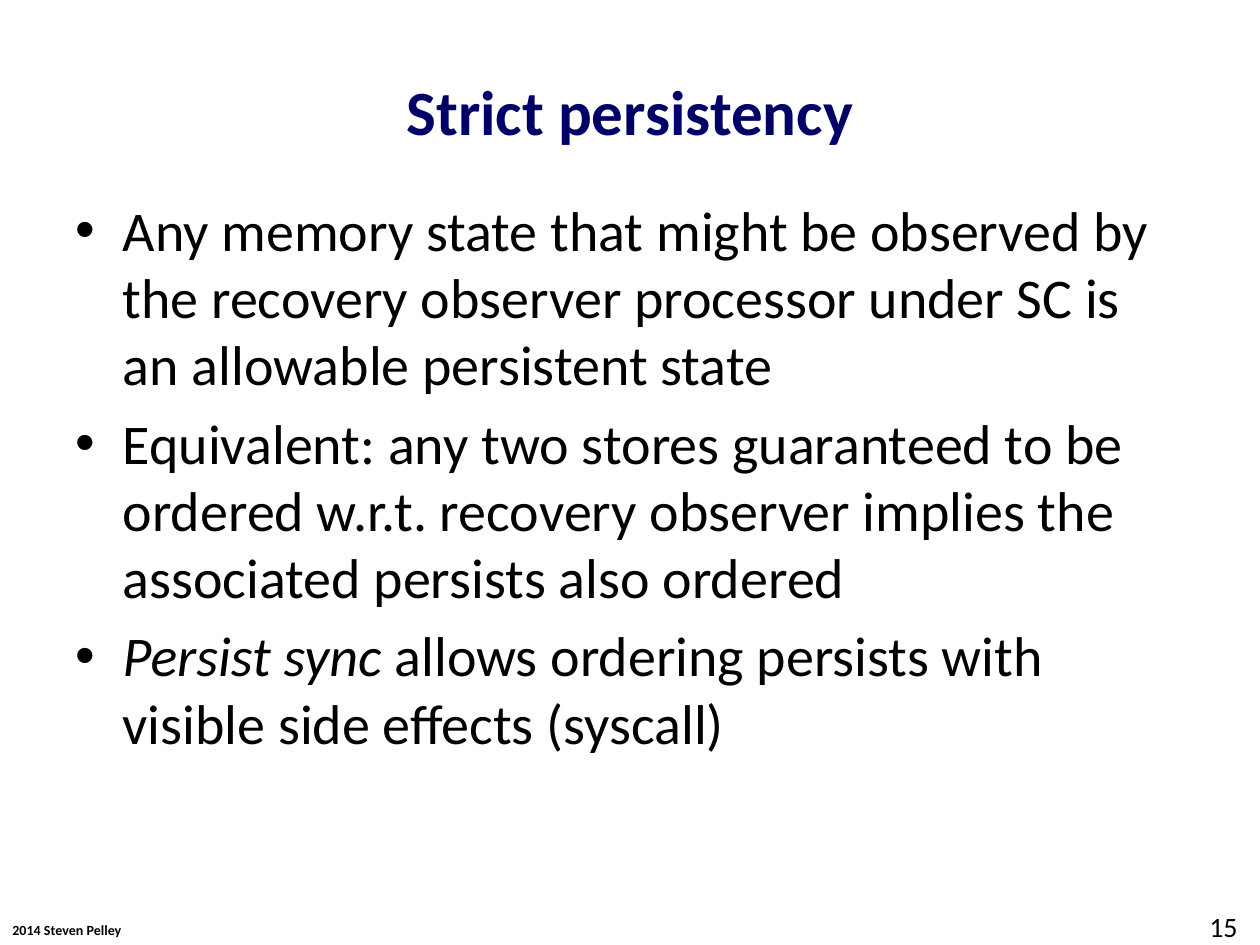
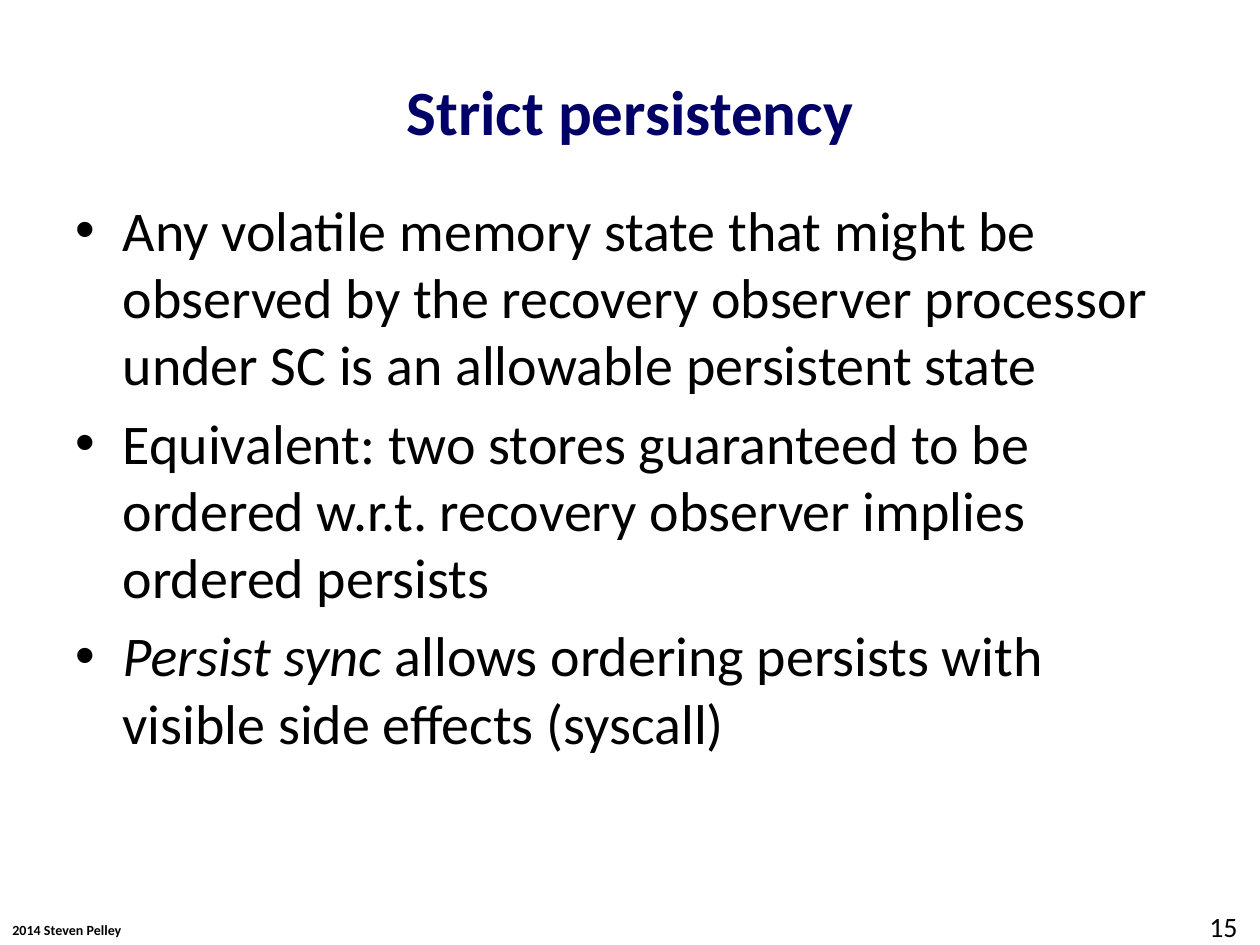
Before and after one commit to Abulila/dissertation, a slide deck: slide 15 of proposal/defense.pptx. Drawn at 1260x945 pixels with LibreOffice and Linux fonts; fonts in the diff are those of the drawing; background and template pictures are left out. Boxes give left, top, right and bottom in pixels: in the first picture for what was removed or moved away, otherwise in the second. Text is boxed around its words. In the diff, an @@ line names an element or a change of style, - is before the commit and + after.

Commit message:
inserting examples for persist epoch races and strand persistency

```diff
--- a/proposal/defense.pptx
+++ b/proposal/defense.pptx
@@ text at <box>123,212,1147,607</box>: text changed @@
-• Any memory state that might be observed by the recovery observer processor under SC is an allowable persistent state
-• Equivalent: any two stores guaranteed to be ordered w.r.t. recovery observer implies the associated persists also ordered
+• Any volatile memory state that might be observed by the recovery observer processor under SC is an allowable persistent state
+• Equivalent: two stores guaranteed to be ordered w.r.t. recovery observer implies ordered persists
```
Also in this commit, not shown: 6 other slides changed, 1 slide added, 1 slide removed.
